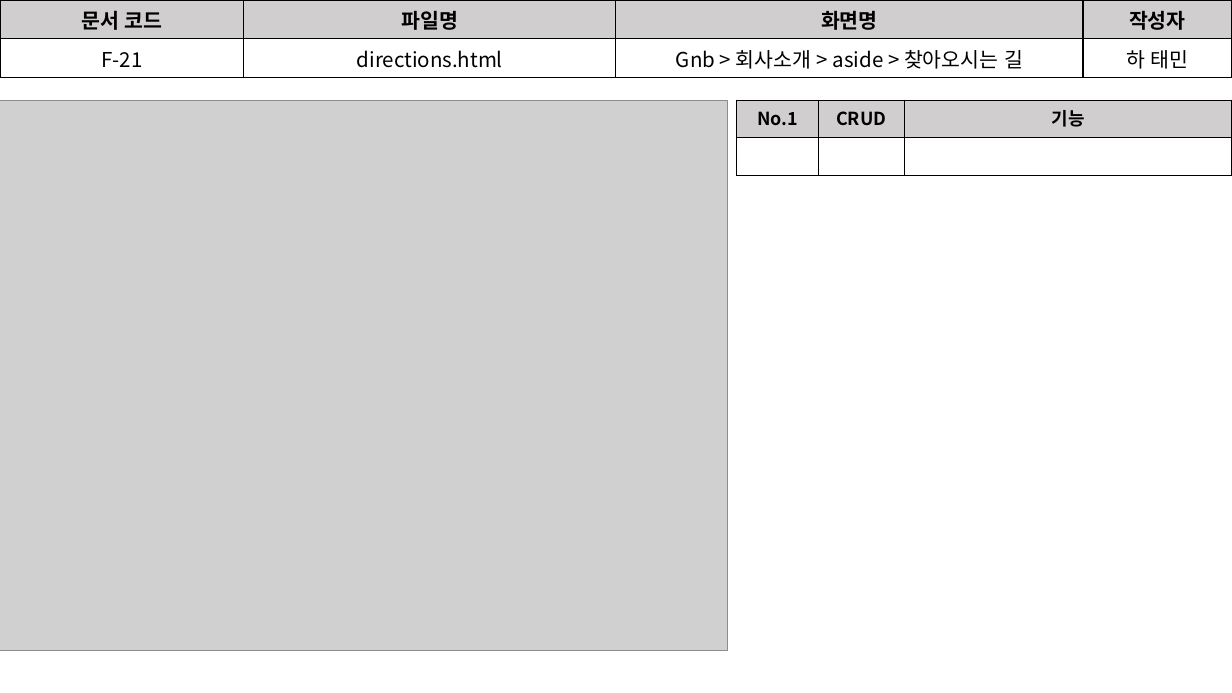
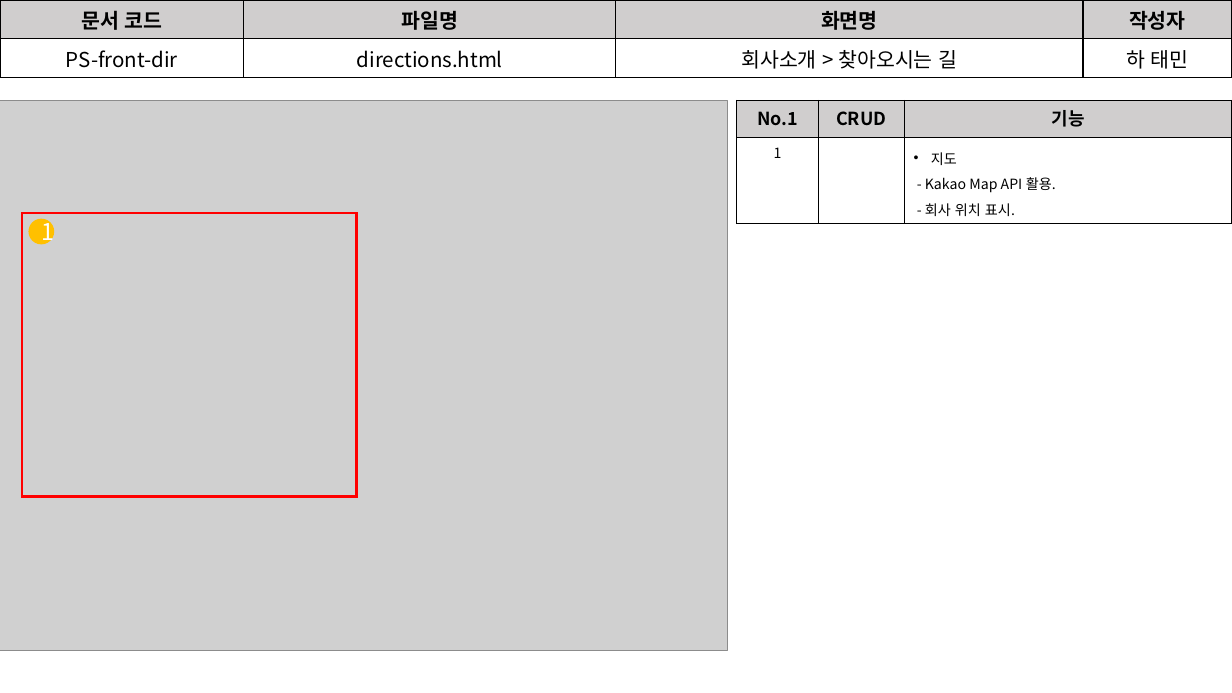
Before and after one commit to David-Ha-1217/Publisher_Portfolio, a slide deck: slide 16 of Documents/화면설계서.pptx. Drawn at 1232x693 pixels with LibreOffice and Linux fonts; fonts in the diff are those of the drawing; grey boxes stand for pictures. Boxes give left, top, right and bottom in pixels: in the first picture for what was removed or moved away, otherwise in the second. Text is boxed around its words. In the diff, an @@ line names an element or a change of style, - is before the commit and + after.

```diff
--- a/Documents/화면설계서.pptx
+++ b/Documents/화면설계서.pptx
@@ table at (x1=0, y1=0, x2=1232, y2=75) @@
-row 2, column 1: F-21
+row 2, column 1: PS-front-dir
-row 2, column 3: Gnb > 회사소개 > aside > 찾아오시는 길
+row 2, column 3: 회사소개 > 찾아오시는 길
@@ table at (x1=738, y1=101, x2=1232, y2=220) @@
-row 2, column 1: 
+row 2, column 1: 1
-row 2, column 3: 
+row 2, column 3: 지도 / - Kakao Map API 활용. / - 회사 위치 표시.
@@ rectangle added at (x1=22, y1=213, x2=357, y2=496), outline #FF0000 2.25 pt @@
@@ ellipse added at (x1=29, y1=219, x2=55, y2=245), fill #FFC000, 18 pt, text #FFFFFF @@
+1
```
Also in this commit, not shown: 9 other slides changed, 4 slides added, 3 slides removed, 1 other file.
